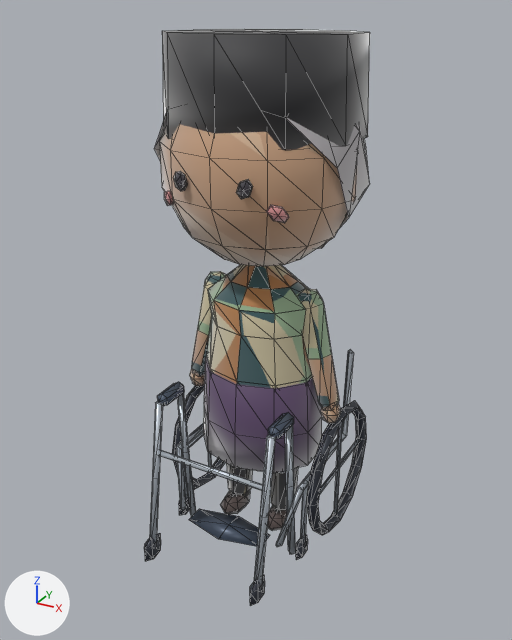
Before and after pictures for a commit that changed the glTF model apps/web/public/city/characters/crowd_older_man.glb.
Camera for both pictures: a camera (50 mm lens) standing at (1.031, -1.916, 1.743) and looking at (0.019, -0.074, 0.822). Arrows for +X, +Y and +Z are at lower left; the lights stay in place. The picture after the commit comes second. Mesh edges are drawn as thin lines. Objects named as collision shapes, trigger or cutter boxes, shadow casters or lower levels of detail are left out. Where no turn or scale is listed for an object, it has been applied to the vertices. Vertices at exactly the same position are counted once.

Script lines for the objects in view, before the commit:
```python
me_baju_melayu__lod0 = bpy.data.meshes.new('baju_melayu__LOD0')
me_baju_melayu__lod0.from_pydata(...)  # 511 vertices, 946 faces; spans x -0.31..0.31, y -0.31..0.32, z 0.0..1.68
me_baju_melayu__lod0.materials.append(mat_crowd_body)
me_prop_walker__lod0 = bpy.data.meshes.new('prop_walker__LOD0')
me_prop_walker__lod0.from_pydata(...)  # 118 vertices, 208 faces; spans x -0.224..0.224, y -0.155..0.155, z -0.301..0.301
me_prop_walker__lod0.materials.append(mat_crowd_prop)
me_prop_wheelchair_wheels__lod0 = bpy.data.meshes.new('prop_wheelchair_wheels__LOD0')
me_prop_wheelchair_wheels__lod0.from_pydata(...)  # 128 vertices, 240 faces; spans x -0.293..0.293, y -0.245..0.245, z -0.245..0.245
me_prop_wheelchair_wheels__lod0.materials.append(mat_crowd_prop)
ob_baju_melayu__lod0 = bpy.data.objects.new('baju_melayu__LOD0', me_baju_melayu__lod0)
ob_baju_melayu__lod0.location = (0.0, 0.0, 0.0)
ob_prop_walker__lod0 = bpy.data.objects.new('prop_walker__LOD0', me_prop_walker__lod0)
ob_prop_walker__lod0.location = (0.0, -0.294, 0.299)
ob_prop_wheelchair_wheels__lod0 = bpy.data.objects.new('prop_wheelchair_wheels__LOD0', me_prop_wheelchair_wheels__lod0)
ob_prop_wheelchair_wheels__lod0.location = (0.0, 0.076, 0.243)
# also in view: 'casual_kopiah__LOD0' at (0.0, 0.005, 0.828); 'prop_wheelchair__LOD0' at (0.0, -0.045, 0.325); 'office_batik__LOD0' at (0.0, 0.005, 0.822)
```
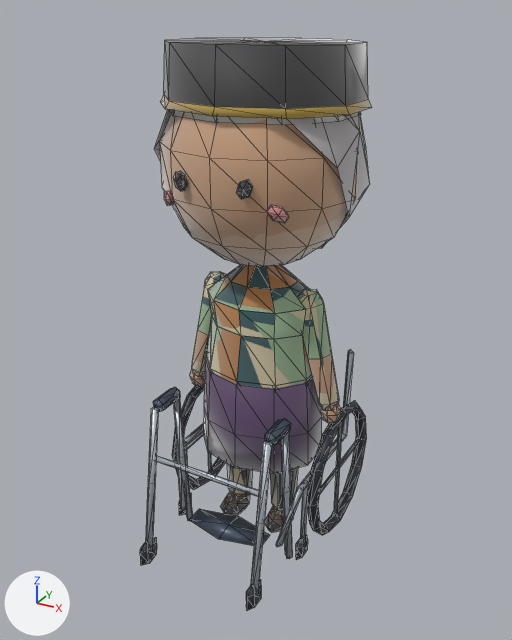
Where the newer file only moved an object's origin or applied its transform, the numbers keep the older frame.

Pixel boxes [x1, y1, x2, y2] of what changed, in the pictures (512 x 640 px):
```json
{"object": "baju_melayu__LOD0", "change": "reshaped", "before": [155, 29, 370, 531], "after": [159, 38, 372, 532]}
{"object": "prop_walker__LOD0", "change": "moved, rescaled", "before": [144, 382, 296, 606], "after": [140, 387, 293, 611]}
{"part": 1, "of": "me_baju_melayu__lod0", "change": "rebuilt", "before": [162, 29, 370, 150], "after": [160, 38, 372, 119], "on screen": "33% shorter"}
```

Edits to the scene script, one JSON object a line:
```json
{"block": "me_baju_melayu__lod0", "where": "# used by ob_baju_melayu__lod0; location = (0.0, 0.0, 0.0)"}
{"op": "remove", "block": "me_baju_melayu__lod0", "code": "me_baju_melayu__lod0.from_pydata(...)  # 511 vertices, 946 faces; spans x -0.31..0.31, y -0.31..0.32, z 0.0..1.68"}
{"op": "add", "block": "me_baju_melayu__lod0", "code": "me_baju_melayu__lod0.from_pydata(...)  # 521 vertices, 966 faces; spans x -0.31..0.31, y -0.31..0.32, z 0.0..1.66"}
{"block": "me_baju_melayu__lod0", "change": "me_baju_melayu__lod0 part 1: the loose piece of 22 vertices spanning x -0.3..0.3, y -0.27..0.27, z 1.4..1.68 is rebuilt with 32 vertices and now spans x -0.31..0.31, y -0.28..0.28, z 1.48..1.66"}
{"block": "me_baju_melayu__lod0", "change": "other edits to the shape of me_baju_melayu__lod0 do not show in these pictures"}
{"block": "me_prop_walker__lod0", "where": "# used by ob_prop_walker__lod0; location = (0.0, -0.294, 0.299)"}
{"op": "remove", "block": "me_prop_walker__lod0", "code": "me_prop_walker__lod0.from_pydata(...)  # 118 vertices, 208 faces; spans x -0.224..0.224, y -0.155..0.155, z -0.301..0.301"}
{"op": "add", "block": "me_prop_walker__lod0", "code": "me_prop_walker__lod0.from_pydata(...)  # 118 vertices, 208 faces; spans x -0.224..0.224, y -0.179..0.132, z -0.301..0.292"}
{"block": "me_prop_walker__lod0", "change": "me_prop_walker__lod0 part 2: the whole mesh is scaled about its middle by (1, 1, 0.983), then moved by (0.0, -0.023, -0.004)"}
```
